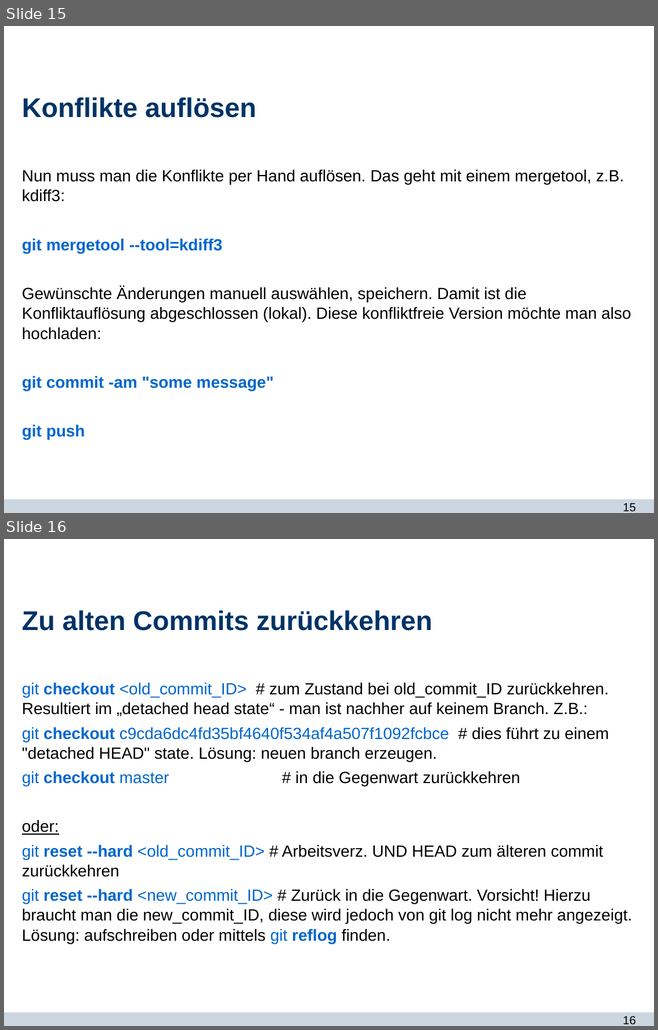
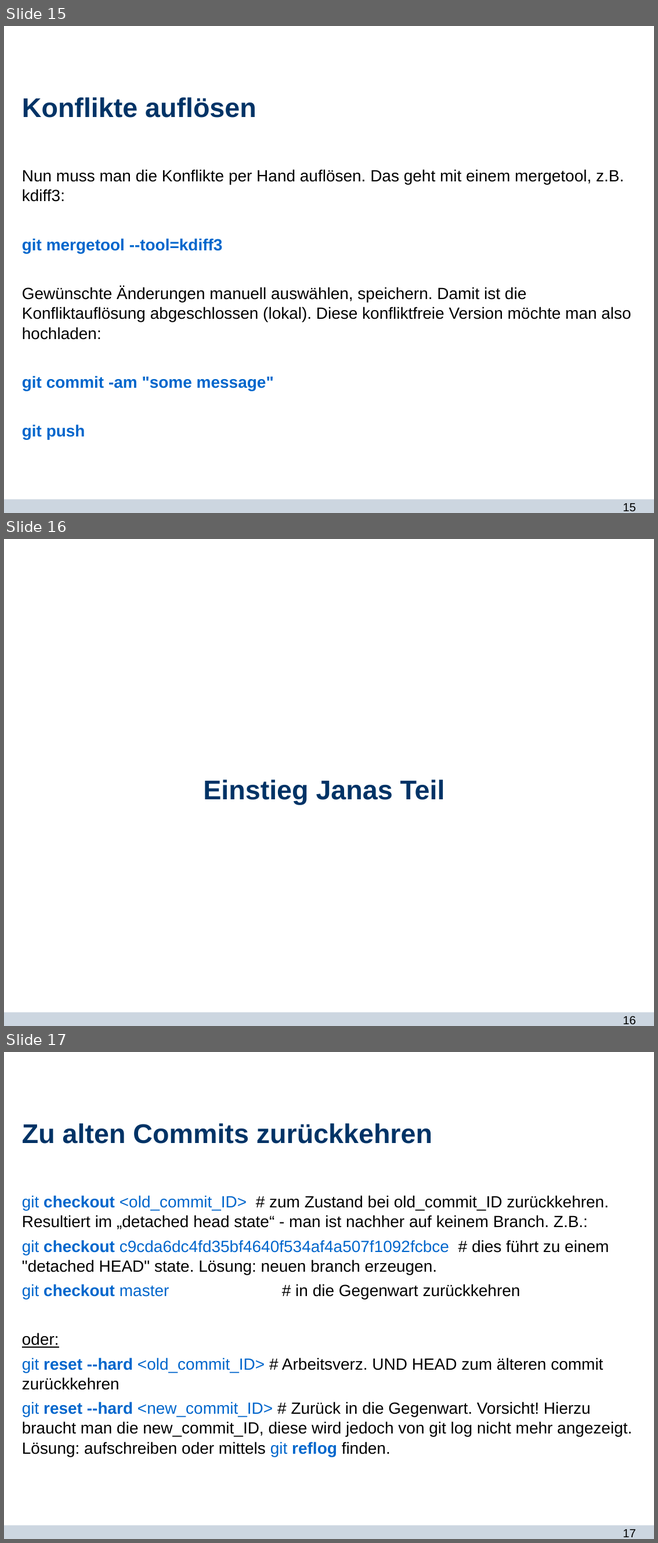
Before and after one commit to Jane333/git, a slide deck: git_und_du.version3.odp. Shown one above the other, each under a label of ours: slides 15 and 16 before the commit, slides 15, 16 and 17 after it. The pictures are 658x1030 and 658x1543 pixels, drawn with LibreOffice and Linux fonts; fonts in the diff are those of the drawing; background and template pictures are left out. Boxes give left, top, right and bottom in pixels: in the first picture for what was removed or moved away, otherwise in the second. Text is boxed around its words. In the diff, an @@ line names an element or a change of style, - is before the commit and + after.

Commit message:
Janas finale Folienversion fuer Freitag

```diff
--- a/git_und_du.version3.odp
+++ b/git_und_du.version3.odp
@@ slide 16 added at box(4, 539, 654, 1026), background #FFFFFF; not listed: 2 template elements that a slide beside it also shows @@
@@ title added at box(203, 780, 445, 805), 30 pt, text #003366, bold @@
+Einstieg Janas Teil
@@ what was slide 16 is now slide 17 @@
@@ page number at box(622, 1529, 635, 1537): text changed @@
-16
+17
```
Also in this commit, not shown: 1 other file.
